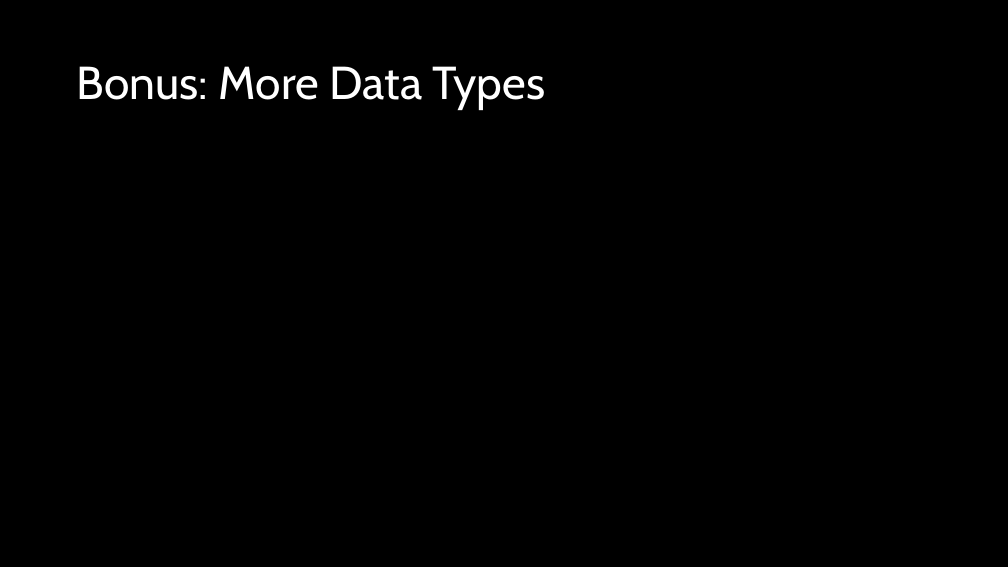
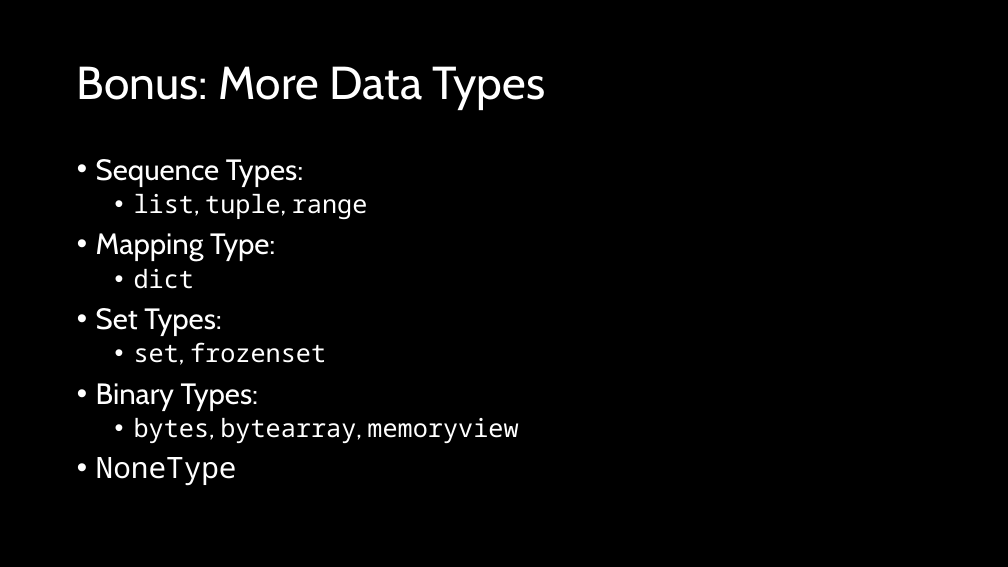
Before and after one commit to d-guh/computer-courses, a slide deck: slide 4 of intro-to-python/02/lesson-02.pptx (slide 5 before the commit). Drawn at 1008x567 pixels with LibreOffice and Linux fonts; fonts in the diff are those of the drawing; background and template pictures are left out. Boxes give left, top, right and bottom in pixels: in the first picture for what was removed or moved away, otherwise in the second. Text is boxed around its words. In the diff, an @@ line names an element or a change of style, - is before the commit and + after.

```diff
--- a/intro-to-python/02/lesson-02.pptx
+++ b/intro-to-python/02/lesson-02.pptx
@@ text added at box(96, 159, 518, 486), 24 pt, text #FFFFFF @@
+• Sequence Types:
+  • list, tuple, range
+• Mapping Type:
+  • dict
+• Set Types:
+  • set, frozenset
+• Binary Types:
+  • bytes, bytearray, memoryview
+• NoneType
```
Also in this commit, not shown: 5 other slides changed, 1 slide added, 2 slides removed, 1 other file.
